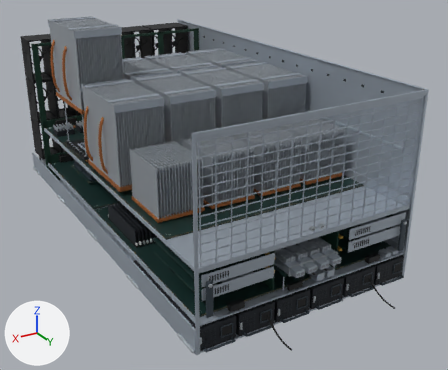
Renders of the Blender file tools/blender/compute-tray-h100.blend from each side of a commit.
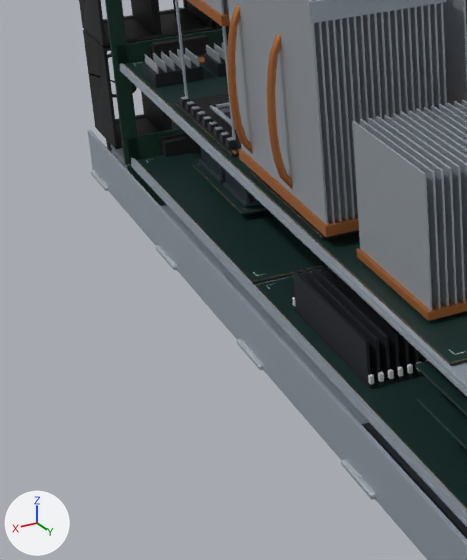
The first picture shows the older version from a camera (50 mm lens) standing at (0.582, 1.135, 0.614) and looking at (-0.034, 0.108, 0.101). The close-ups show the older and then the newer version on the part from 0% to 38% of the width and 28% to 84% of the height of that picture. Only the edits that show in the close-ups are written down. Every picture has the same lights, and +X, +Y and +Z are marked at lower left.

The older version as bpy lines, for what is in view:
```python
ob_reference_tray_h100_0014 = bpy.data.objects.new('REFERENCE_tray-h100_0014', me_mesh_14)
ob_reference_tray_h100_0014.parent = ob_technical_layout_reference_tray_h100
ob_reference_tray_h100_0014.location = (0.0, 0.0, 0.0)
ob_reference_tray_h100_0015 = bpy.data.objects.new('REFERENCE_tray-h100_0015', me_mesh_15)
ob_reference_tray_h100_0015.parent = ob_technical_layout_reference_tray_h100
ob_reference_tray_h100_0015.location = (0.0, 0.0, 0.0)
ob_reference_tray_h100_0016 = bpy.data.objects.new('REFERENCE_tray-h100_0016', me_mesh_16)
ob_reference_tray_h100_0016.parent = ob_technical_layout_reference_tray_h100
ob_reference_tray_h100_0016.location = (0.0, 0.0, 0.0)
ob_reference_tray_h100_0018 = bpy.data.objects.new('REFERENCE_tray-h100_0018', me_mesh_18)
ob_reference_tray_h100_0018.parent = ob_technical_layout_reference_tray_h100
ob_reference_tray_h100_0018.location = (0.0, 0.0, 0.0)
ob_reference_tray_h100_0022 = bpy.data.objects.new('REFERENCE_tray-h100_0022', me_mesh_22)
ob_reference_tray_h100_0022.parent = ob_technical_layout_reference_tray_h100
ob_reference_tray_h100_0022.location = (0.0, 0.0, 0.0)
ob_reference_tray_h100_0032 = bpy.data.objects.new('REFERENCE_tray-h100_0032', me_mesh_32)
ob_reference_tray_h100_0032.parent = ob_technical_layout_reference_tray_h100
ob_reference_tray_h100_0032.location = (0.0, 0.0, 0.0)
# also in view: 'REFERENCE_tray-h100_0030' at (0.0, 0.053, 0.101); 'REFERENCE_tray-h100_0013' at (0.0, 0.046, 0.175); 'REFERENCE_tray-h100_0021' at (0.0, 0.042, 0.098); 'REFERENCE_tray-h100_0017' at (0.0, 0.086, 0.079); 'REFERENCE_tray-h100_0010' at (0.0, 0.001, 0.21)
```
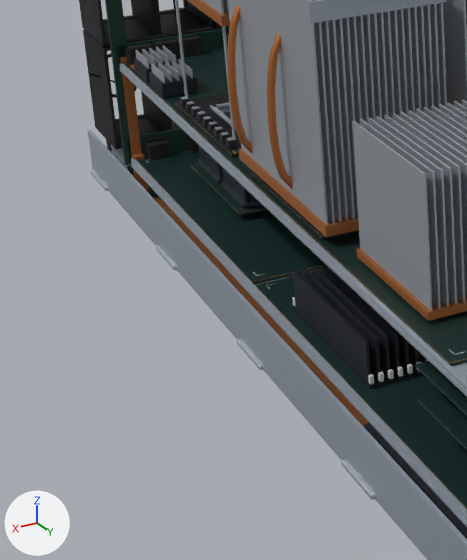
Boxes [x1, y1, x2, y2] around the edits, measured in the close-ups (467 x 560 px; the box of a moved part takes in the faces that stretch with it):
'REFERENCE_tray-h100_0032', reshaped
    before: [145, 0, 467, 311]
    after: [136, 0, 467, 311]
'REFERENCE_tray-h100_0016', reshaped
    before: [143, 53, 467, 539]
    after: [134, 59, 467, 539]
'REFERENCE_tray-h100_0014', reshaped (mostly hidden)
    before: [187, 0, 467, 321]
    after: [120, 0, 467, 427]
'REFERENCE_tray-h100_0015', reshaped (mostly hidden)
    before: [148, 34, 422, 389]
    after: [125, 35, 422, 389]
'REFERENCE_tray-h100_0022', recoloured
    both: [198, 145, 252, 208]
part 1 of me_mesh_14, added (orange)
    after: [120, 57, 142, 155]
part 2 of me_mesh_14, added (mostly hidden)
    after: [154, 197, 369, 427]
part 3 of me_mesh_14, added
    after: [132, 154, 149, 193]
part 4 of me_mesh_15, added
    after: [147, 140, 170, 160]
part 5 of me_mesh_15, rebuilt (17% narrower, 8% shorter)
    before: [151, 34, 209, 59]
    after: [154, 36, 202, 59]
part 6 of me_mesh_15, deleted
    before: [148, 44, 201, 157]
part 7 of me_mesh_15, added
    after: [127, 43, 152, 65]
part 8 of me_mesh_16, moved or reshaped
    before: [204, 53, 227, 77]
    after: [134, 59, 179, 83]
part 9 of me_mesh_16, moved or reshaped
    before: [143, 61, 204, 88]
    after: [149, 72, 198, 98]
part 10 of me_mesh_32, rebuilt
    before: [161, 52, 175, 71]
    after: [156, 47, 170, 64]
part 11 of me_mesh_32, deleted
    before: [177, 42, 228, 68]
part 12 of me_mesh_32, built on
    before: [145, 51, 182, 74]
    after: [136, 46, 193, 83]

Edits to the bpy script that builds the scene:
```text
Change mat_physical_22:
    mat_physical_22.base_color: (0.584, 0.356, 0.0685) -> (0.0437, 0.0612, 0.0823)  # orange #c9a14a -> dark blue #3b4651
Change me_mesh_14:
    used by ob_reference_tray_h100_0014; parent = ob_technical_layout_reference_tray_h100; location = (0.0, 0.0, 0.0)
    remove me_mesh_14.from_pydata(...)  # 6248 vertices, 11772 faces; spans x -0.219..0.221, y -0.328..0.285, z 0.008..0.39
    add me_mesh_14.from_pydata(...)  # 6288 vertices, 11832 faces; spans x -0.219..0.221, y -0.328..0.285, z 0.008..0.39
    me_mesh_14 part 1: a new loose piece, a box spanning x 0.2035..0.2125, y -0.3284..-0.3272, z 0.009..0.151, in mat_physical_14 (orange #b87543)
    me_mesh_14 part 2: a new loose piece, a box spanning x 0.193..0.207, y -0.3245..0.1755, z 0.0075..0.0135, in mat_physical_14 (orange #b87543)
    me_mesh_14 part 3: a new loose piece, a box spanning x 0.203..0.213, y -0.327..-0.321, z 0.008..0.058, in mat_physical_14 (orange #b87543)
    other edits to the shape of me_mesh_14 do not show in these pictures
Change me_mesh_15:
    used by ob_reference_tray_h100_0015; parent = ob_technical_layout_reference_tray_h100; location = (0.0, 0.0, 0.0)
    remove me_mesh_15.from_pydata(...)  # 568 vertices, 852 faces; spans x -0.203..0.202, y -0.329..0.449, z 0.008..0.162
    add me_mesh_15.from_pydata(...)  # 712 vertices, 1068 faces; spans x -0.207..0.207, y -0.329..0.449, z 0.008..0.162
    me_mesh_15 part 4: a new loose piece, a box spanning x 0.181..0.199, y -0.3225..-0.3145, z 0.0545..0.0685, in mat_physical_15 (black #0d0e10)
    me_mesh_15 part 5: the loose piece of 8 vertices spanning x 0.135..0.185, y -0.322..-0.315, z 0.146..0.162 is rebuilt with 8 vertices and now spans x 0.142..0.182, y -0.322..-0.315, z 0.146..0.162
    me_mesh_15 part 6: 14 loose pieces with 112 vertices, spanning x -0.186..0.186, y -0.329..-0.009, z 0.053..0.159, are deleted
    me_mesh_15 part 7: 8 vertices added at x 0.187..0.207, y -0.322..-0.315, z 0.146..0.162
    other edits to the shape of me_mesh_15 do not show in these pictures
Change me_mesh_16:
    used by ob_reference_tray_h100_0016; parent = ob_technical_layout_reference_tray_h100; location = (0.0, 0.0, 0.0)
    remove me_mesh_16.from_pydata(...)  # 352 vertices, 528 faces; spans x -0.217..0.216, y -0.28..0.45, z 0.004..0.158
    add me_mesh_16.from_pydata(...)  # 352 vertices, 528 faces; spans x -0.216..0.216, y -0.293..0.45, z 0.004..0.159
    me_mesh_16 part 8: the loose piece of 8 vertices spanning x 0.109..0.151, y -0.28..-0.244, z 0.146..0.158 is scaled about its middle by (0.714, 1, 1), then moved by (0.065, -0.013, 0.001)
    me_mesh_16 part 9: the loose piece of 8 vertices spanning x 0.164..0.206, y -0.28..-0.244, z 0.146..0.158 is scaled about its middle by (0.714, 1, 1), then moved by (0.01, 0.032, 0.001)
    other edits to the shape of me_mesh_16 do not show in these pictures
Change me_mesh_32:
    used by ob_reference_tray_h100_0032; parent = ob_technical_layout_reference_tray_h100; location = (0.0, 0.0, 0.0)
    remove me_mesh_32.from_pydata(...)  # 3736 vertices, 5604 faces; spans x -0.208..0.208, y -0.279..0.438, z 0.061..0.418
    add me_mesh_32.from_pydata(...)  # 3768 vertices, 5652 faces; spans x -0.208..0.208, y -0.292..0.438, z 0.06..0.418
    me_mesh_32 part 10: the loose piece of 8 vertices spanning x 0.188..0.189, y -0.279..-0.245, z 0.158..0.166 is rebuilt with 8 vertices and now spans x 0.188..0.19, y -0.292..-0.258, z 0.159..0.167
    me_mesh_32 part 11: 29 loose pieces with 232 vertices, spanning x -0.12..0.175, y -0.279..-0.245, z 0.153..0.169, are deleted
    me_mesh_32 part 12: 24 vertices removed from x 0.181..0.204, y -0.279..-0.245, z 0.158..0.166; 72 vertices added at x 0.182..0.208, y -0.292..-0.213, z 0.159..0.167
    other edits to the shape of me_mesh_32 do not show in these pictures
```
